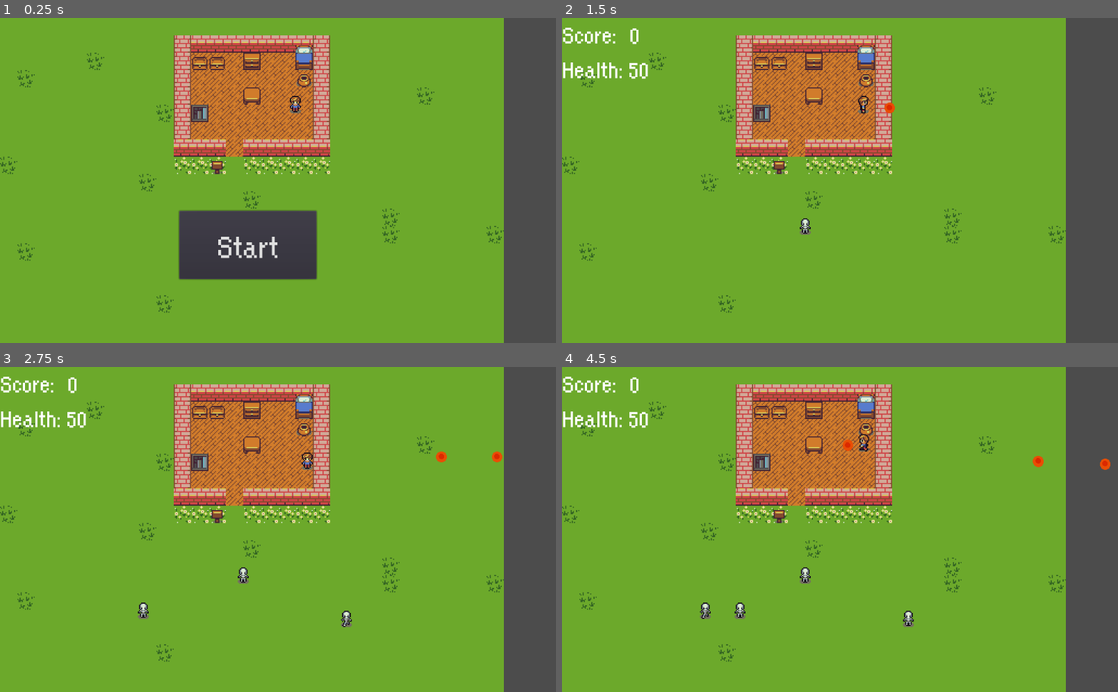
Above: before the commit, frames 1-4 (two rows, left to right).
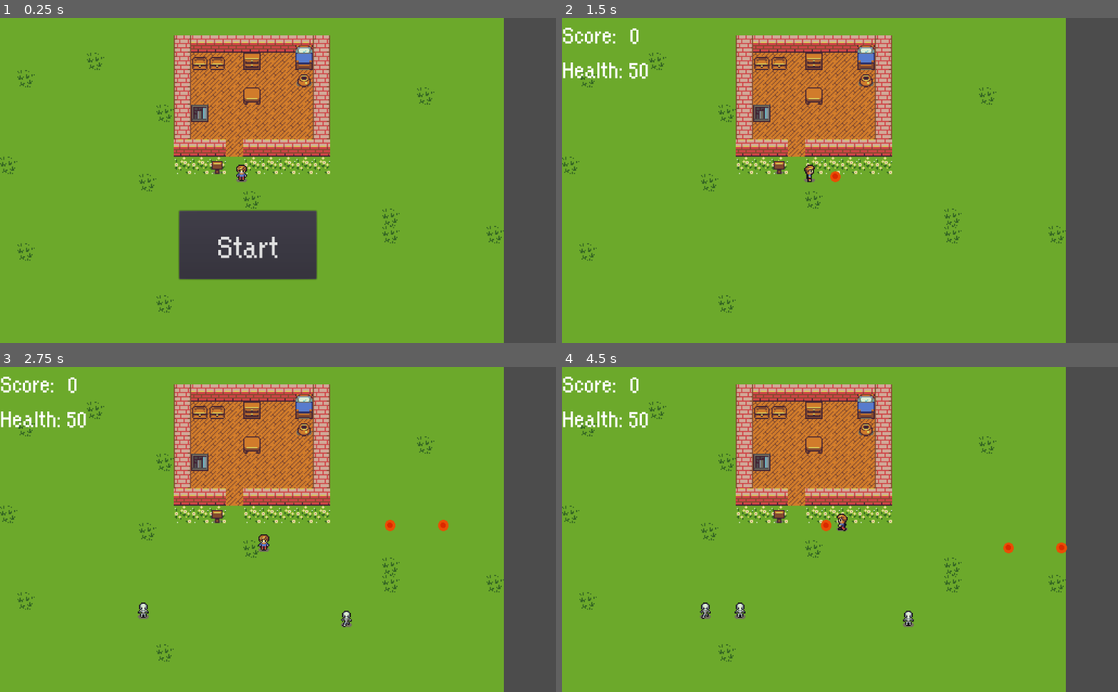
Above: after the commit, the same moments.

Repository: konsvasi/zombie_defender
Game: Godot game, scene res://Scenes/World.tscn
Same seed, same stepped clock (60 frames per second), same inputs: the game is played once before the commit and once after it.
Inputs:
- Up to frame 1 (0.25 s): no input
- Up to frame 2 (1.5 s): click "Start" at 0.5 s; tap Enter at 1.25 s; hold Right (ui_right) from 1.28 s (still down); hold Space (shoot) from 1.28 s (still down)
- Up to frame 3 (2.75 s): release Right (ui_right) at 2.03 s; release Space (shoot) at 2.03 s; hold Down (ui_down) from 2.03 s (still down); tap Space (shoot) at 2.1 s
- Up to frame 4 (4.5 s): release Down (ui_down) at 2.78 s; hold Right (ui_right) 2.78-3.53 s; hold Space (shoot) 2.78-3.53 s; hold Up (ui_up) 3.53-4.28 s; tap Space (shoot) at 3.6 s; hold Left (ui_left) from 4.28 s (still down); hold Space (shoot) from 4.28 s (still down)

The runs differ from the first frame. In frame 1, 0.2% of the frame differs, in the area x 42-55%, y 23-51%; in frame 2, 0.3%; in frame 3, 0.5%; in frame 4, 0.6%, in the area x 42-99%, y 20-67%.

Commit message:
implemented score update and sprite update when enemy is getting killed

Diff:
--- a/Scenes/Enemy.tscn
+++ b/Scenes/Enemy.tscn
@@ -1,18 +1,19 @@
-[gd_scene load_steps=16 format=2]
+[gd_scene load_steps=17 format=2]
 
 [ext_resource path="res://Scripts/skeleton.gd" type="Script" id=1]
 [ext_resource path="res://Tilesets/monster_animations/monster_walk_down_1.png" type="Texture" id=2]
-[ext_resource path="res://Tilesets/monster_animations/monster_walk_right_1.png" type="Texture" id=3]
-[ext_resource path="res://Tilesets/monster_animations/monster_walk_right_2.png" type="Texture" id=4]
-[ext_resource path="res://Tilesets/monster_animations/monster_walk_right_3.png" type="Texture" id=5]
-[ext_resource path="res://Tilesets/monster_animations/monster_walk_left_1.png" type="Texture" id=6]
-[ext_resource path="res://Tilesets/monster_animations/monster_walk_left_2.png" type="Texture" id=7]
-[ext_resource path="res://Tilesets/monster_animations/monster_walk_left_3.png" type="Texture" id=8]
-[ext_resource path="res://Tilesets/monster_animations/monster_walk_down_2.png" type="Texture" id=9]
-[ext_resource path="res://Tilesets/monster_animations/monster_walk_down_3.png" type="Texture" id=10]
+[ext_resource path="res://Tilesets/monster_animations/monster_walk_left_1.png" type="Texture" id=3]
+[ext_resource path="res://Tilesets/monster_animations/monster_walk_left_2.png" type="Texture" id=4]
+[ext_resource path="res://Tilesets/monster_animations/monster_walk_left_3.png" type="Texture" id=5]
+[ext_resource path="res://Tilesets/monster_animations/monster_walk_down_2.png" type="Texture" id=6]
+[ext_resource path="res://Tilesets/monster_animations/monster_walk_down_3.png" type="Texture" id=7]
+[ext_resource path="res://Tilesets/monster_animations/monster_walk_right_1.png" type="Texture" id=8]
+[ext_resource path="res://Tilesets/monster_animations/monster_walk_right_2.png" type="Texture" id=9]
+[ext_resource path="res://Tilesets/monster_animations/monster_walk_right_3.png" type="Texture" id=10]
 [ext_resource path="res://Tilesets/monster_animations/monster_walk_up_1.png" type="Texture" id=11]
 [ext_resource path="res://Tilesets/monster_animations/monster_walk_up_2.png" type="Texture" id=12]
 [ext_resource path="res://Tilesets/monster_animations/monster_walk_up_3.png" type="Texture" id=13]
+[ext_resource path="res://Tilesets/monster_animations/dead_zombie.png" type="Texture" id=14]
 
 [sub_resource type="SpriteFrames" id=1]
 
@@ -24,22 +25,27 @@
 }, {
 "frames": [ ExtResource( 3 ), ExtResource( 4 ), ExtResource( 3 ), ExtResource( 5 ) ],
 "loop": true,
-"name": "walk_right",
-"speed": 5.0
-}, {
-"frames": [ ExtResource( 6 ), ExtResource( 7 ), ExtResource( 6 ), ExtResource( 8 ) ],
-"loop": true,
 "name": "walk_left",
 "speed": 5.0
 }, {
-"frames": [ ExtResource( 2 ), ExtResource( 9 ), ExtResource( 2 ), ExtResource( 10 ) ],
+"frames": [ ExtResource( 2 ), ExtResource( 6 ), ExtResource( 2 ), ExtResource( 7 ) ],
 "loop": true,
 "name": "walk_down",
+"speed": 5.0
+}, {
+"frames": [ ExtResource( 8 ), ExtResource( 9 ), ExtResource( 8 ), ExtResource( 10 ) ],
+"loop": true,
+"name": "walk_right",
 "speed": 5.0
 }, {
 "frames": [ ExtResource( 11 ), ExtResource( 12 ), ExtResource( 11 ), ExtResource( 13 ) ],
 "loop": true,
 "name": "walk_up",
+"speed": 5.0
+}, {
+"frames": [ ExtResource( 14 ) ],
+"loop": true,
+"name": "dead",
 "speed": 5.0
 } ]
 
@@ -49,7 +55,7 @@
 radius = 10.0
 height = 6.54572
 
-[node name="skeleton" type="KinematicBody2D"]
+[node name="skeleton" type="KinematicBody2D" index="0"]
 
 position = Vector2( 448, 384 )
 input_pickable = false
@@ -70,3 +76,5 @@
 [node name="CollisionShape2D" type="CollisionShape2D" parent="." index="1"]
 
 shape = SubResource( 2 )
+
+[node name="Enemy" type="Node2D" parent="." index="2"]
--- a/Scenes/Particle.gd
+++ b/Scenes/Particle.gd
@@ -14,3 +14,14 @@
 func _on_VisibilityNotifier2D_screen_exited():
 	print("Exited screen")
 	queue_free()
+
+
+
+func _on_Area2D_body_entered( body ):
+	if (body.has_node("Enemy")):
+		print("hit enemy")
+		global.score += 1
+		#body.queue_free()
+		body.died()
+		global.UI.updateScore(global.score)
+		queue_free()
--- a/Scenes/Particle.tscn
+++ b/Scenes/Particle.tscn
@@ -92,4 +92,6 @@
 
 rect = Rect2( -10, -10, 20, 20 )
 
+[connection signal="body_entered" from="." to="." method="_on_Area2D_body_entered"]
+
 [connection signal="screen_exited" from="VisibilityNotifier2D" to="." method="_on_VisibilityNotifier2D_screen_exited"]
--- a/Scenes/UI.gd
+++ b/Scenes/UI.gd
@@ -1,6 +1,9 @@
 extends CanvasLayer
 
 signal start_game
+
+func _ready():
+	global.UI = self
 
 func updateScore(score):
 	$ScoreLabel/Score.text = str(score)
@@ -26,3 +29,8 @@
 	else:
 		$ScoreLabel.hide()
 		$HealthLabel.hide()
+
+
+func _on_Player_hitEnemy():
+	print("UI UPDATE")
+	updateScore(global.score)
--- a/Scenes/UI.tscn
+++ b/Scenes/UI.tscn
@@ -27,15 +27,15 @@
 font_data = ExtResource( 2 )
 _sections_unfolded = [ "Font", "Settings" ]
 
+[sub_resource type="DynamicFont" id=4]
+
+size = 48
+use_mipmaps = true
+use_filter = false
+font_data = ExtResource( 2 )
+_sections_unfolded = [ "Font", "Settings" ]
+
 [sub_resource type="DynamicFont" id=5]
-
-size = 48
-use_mipmaps = true
-use_filter = false
-font_data = ExtResource( 2 )
-_sections_unfolded = [ "Font", "Settings" ]
-
-[sub_resource type="DynamicFont" id=3]
 
 size = 48
 use_mipmaps = false
--- a/Scenes/World.gd
+++ b/Scenes/World.gd
@@ -2,6 +2,7 @@
 
 export (PackedScene) var enemies
 var score
+var enemyCount = 0
 onready var health = $Player.health
 
 func _ready():
@@ -14,20 +15,24 @@
 func _on_enemyTimer_timeout():
 	$EnemyPath/spawnLocation.set_offset(randi())
 	var enemy = enemies.instance()
+
 	add_child(enemy)
 	enemy.get_node("AnimatedSprite").play("walk_down")
+
+	enemyCount += 1
+	if enemyCount >= 10:
+		$enemyTimer.stop()
+
 
 	var direction = $EnemyPath/spawnLocation.rotation + PI/2
 	enemy.position = $EnemyPath/spawnLocation.position
 	direction += rand_range(-PI/4, PI/4)
-	#enemy.set_linear_velocity(Vector2(rand_range(20, 85), 0).rotated(direction))
 	enemy.move_and_slide(Vector2())
 
 func newGame():
-	score = 0
 	health = $Player.health
 	$enemyTimer.start()
-	$UI.updateScore(score)
+	$UI.updateScore(global.score)
 	$UI.updateHealth(health)
 
 func gameOver():
--- a/Scenes/World.tscn
+++ b/Scenes/World.tscn
@@ -14,7 +14,7 @@
 "points": PoolVector2Array( 0, 0, 0, 0, 162.002, 449.326, 0, 0, 0, 0, 638.004, 449.326, 0, 0, 0, 0, 639.011, 571.326 )
 }
 
-[node name="World" type="Node2D" index="0"]
+[node name="World" type="Node2D"]
 
 script = ExtResource( 1 )
 enemies = ExtResource( 2 )
@@ -71,18 +71,20 @@
 
 [node name="Player" parent="." index="2" instance=ExtResource( 4 )]
 
-[node name="skeleton" parent="." index="3" instance=ExtResource( 2 )]
+position = Vector2( 444.515, 286.617 )
 
-[node name="stairsToBasement" parent="." index="4" instance=ExtResource( 5 )]
+[node name="stairsToBasement" parent="." index="3" instance=ExtResource( 5 )]
 
+editor/display_folded = true
 position = Vector2( 366.26, 175.42 )
 
 [node name="Area2D" parent="stairsToBasement" index="0"]
 
 nextScene = "res://Scenes/Basement.tscn"
 
-[node name="EnemyPath" type="Path2D" parent="." index="5"]
+[node name="EnemyPath" type="Path2D" parent="." index="4"]
 
+editor/display_folded = true
 curve = SubResource( 1 )
 
 [node name="spawnLocation" type="PathFollow2D" parent="EnemyPath" index="0"]
@@ -96,23 +98,25 @@
 loop = true
 lookahead = 4.0
 
-[node name="enemyTimer" type="Timer" parent="." index="6"]
+[node name="enemyTimer" type="Timer" parent="." index="5"]
 
 process_mode = 1
 wait_time = 1.0
 one_shot = false
 autostart = false
 
-[node name="UI" parent="." index="7" instance=ExtResource( 6 )]
+[node name="UI" parent="." index="6" instance=ExtResource( 6 )]
 
 editor/display_folded = true
 
-[node name="ScoreTimer" type="Timer" parent="." index="8"]
+[node name="ScoreTimer" type="Timer" parent="." index="7"]
 
 process_mode = 1
 wait_time = 1.0
 one_shot = false
 autostart = false
+
+[connection signal="hitEnemy" from="Player" to="UI" method="_on_Player_hitEnemy"]
 
 [connection signal="timeout" from="enemyTimer" to="." method="_on_enemyTimer_timeout"]
 
--- a/Scripts/Player.gd
+++ b/Scripts/Player.gd
@@ -6,7 +6,7 @@
 var motion2
 
 onready var shootTimer = $ShootTimer
-
+signal hitEnemy
 const PARTICLE_SCENE = preload("res://Scenes/Particle.tscn")
 
 func _physics_process(delta):
@@ -42,6 +42,7 @@
 		particle.motion = motion
 		get_parent().add_child(particle)
 		particle.set_position($Gun/Position2D.get_global_position())
+
 		restartTimer()
 
 func restartTimer():
@@ -50,5 +51,4 @@
 
 
 func _on_ShootTimer_timeout():
-	print("timer")
 	shootTimer.stop()
--- a/Scripts/skeleton.gd
+++ b/Scripts/skeleton.gd
@@ -1,8 +1,6 @@
 extends KinematicBody2D
 
-# class member variables go here, for example:
-# var a = 2
-# var b = "textvar"
+signal gotHit
 
 func _ready():
 	# Called every time the node is added to the scene.
@@ -11,3 +9,6 @@
 
 func _process(delta):
 	pass
+
+func died():
+	$AnimatedSprite.play("dead")
--- a/global.gd
+++ b/global.gd
@@ -3,6 +3,8 @@
 var current_scene = null
 
 var health = 50
+var score = 0
+var UI
 
 func _ready():
 	var root = get_tree().get_root()
Not shown: 10 places in Scenes/UI.tscn that only renumber resources
Binary file added: Tilesets/monster_animations/dead.png
Not shown, added: Tilesets/monster_animations/dead.png.import
Binary file added: Tilesets/monster_animations/dead_zombie.png
Not shown, added: Tilesets/monster_animations/dead_zombie.png.import
